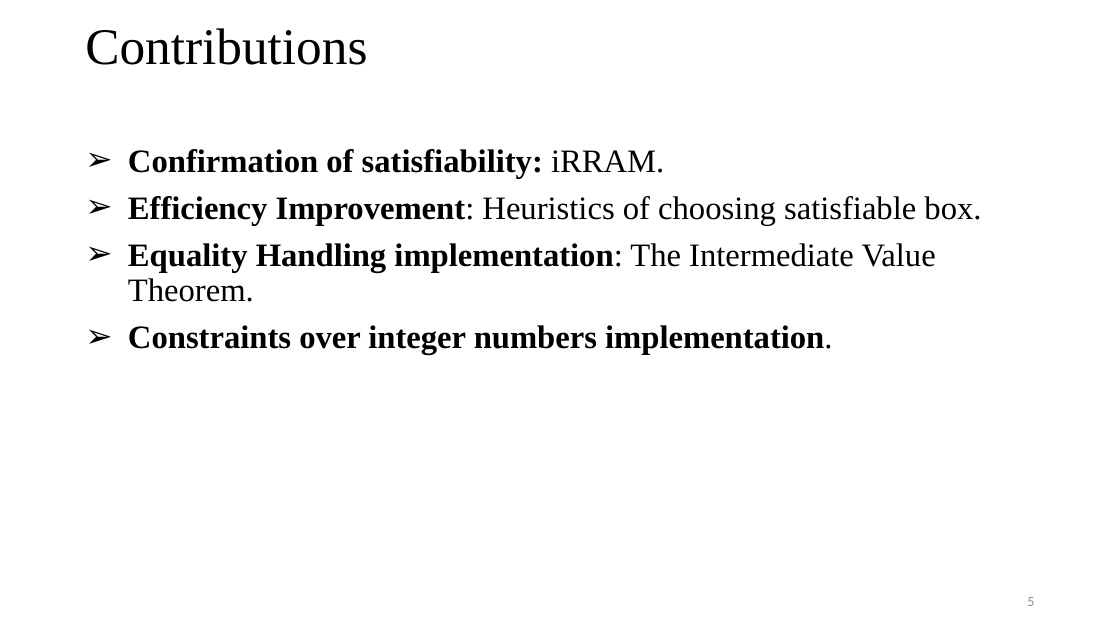
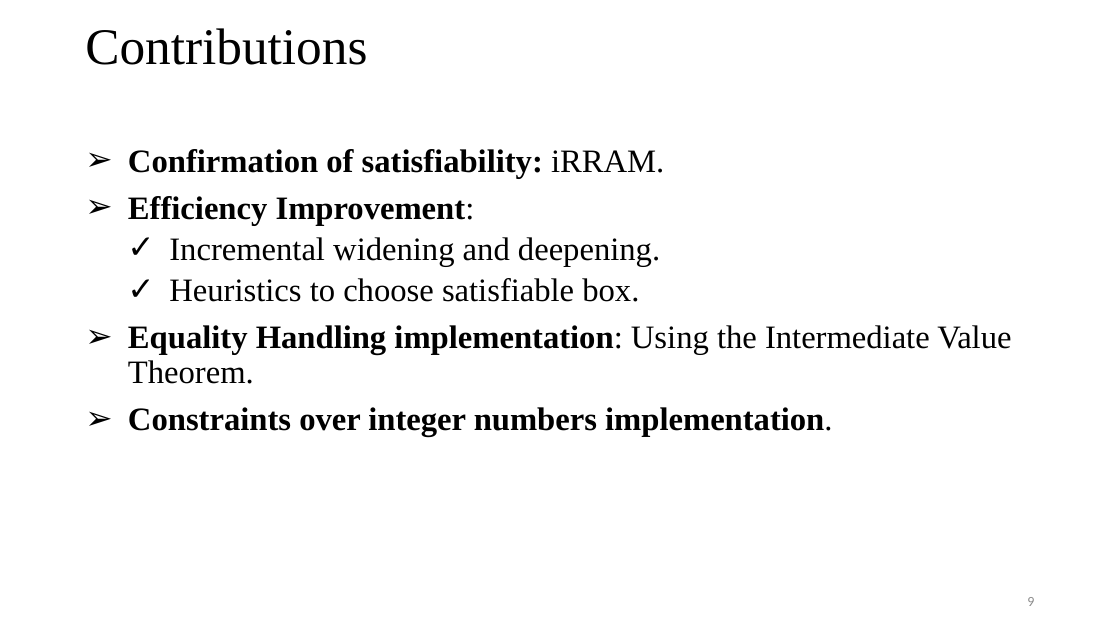
Before and after one commit to tungvx/raSAT, a slide deck: slide 9 of report/thesis/presentation.pptx (slide 5 before the commit). Drawn at 1120x630 pixels with LibreOffice and Linux fonts; fonts in the diff are those of the drawing. Boxes give left, top, right and bottom in pixels: in the first picture for what was removed or moved away, otherwise in the second. Text is boxed around its words. In the diff, an @@ line names an element or a change of style, - is before the commit and + after.

```diff
--- a/report/thesis/presentation.pptx
+++ b/report/thesis/presentation.pptx
@@ text at (128, 196, 1011, 384): text changed @@
-➢ Efficiency Improvement: Heuristics of choosing satisfiable box.
-➢ Equality Handling implementation: The Intermediate Value Theorem.
+➢ Efficiency Improvement:
+  ✓ Incremental widening and deepening.
+  ✓ Heuristics to choose satisfiable box.
+➢ Equality Handling implementation: Using the Intermediate Value Theorem.
```
Also in this commit, not shown: 1 other slide changed, 2 slides added, 1 other file.
